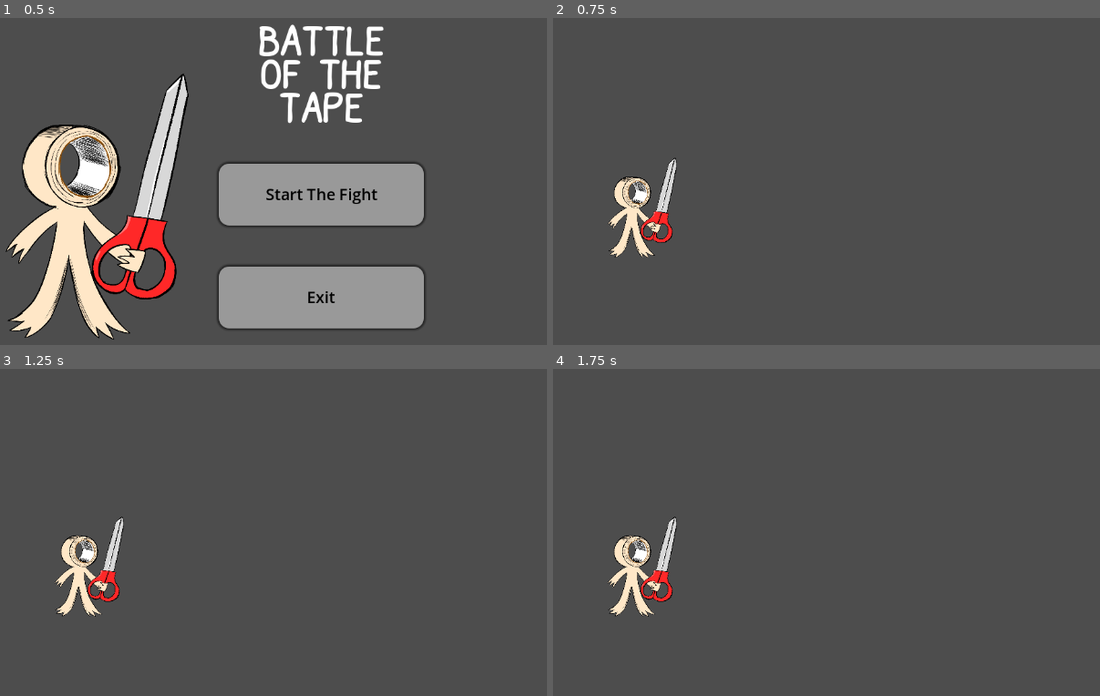
Above: before the commit, frames 1-4 (two rows, left to right).
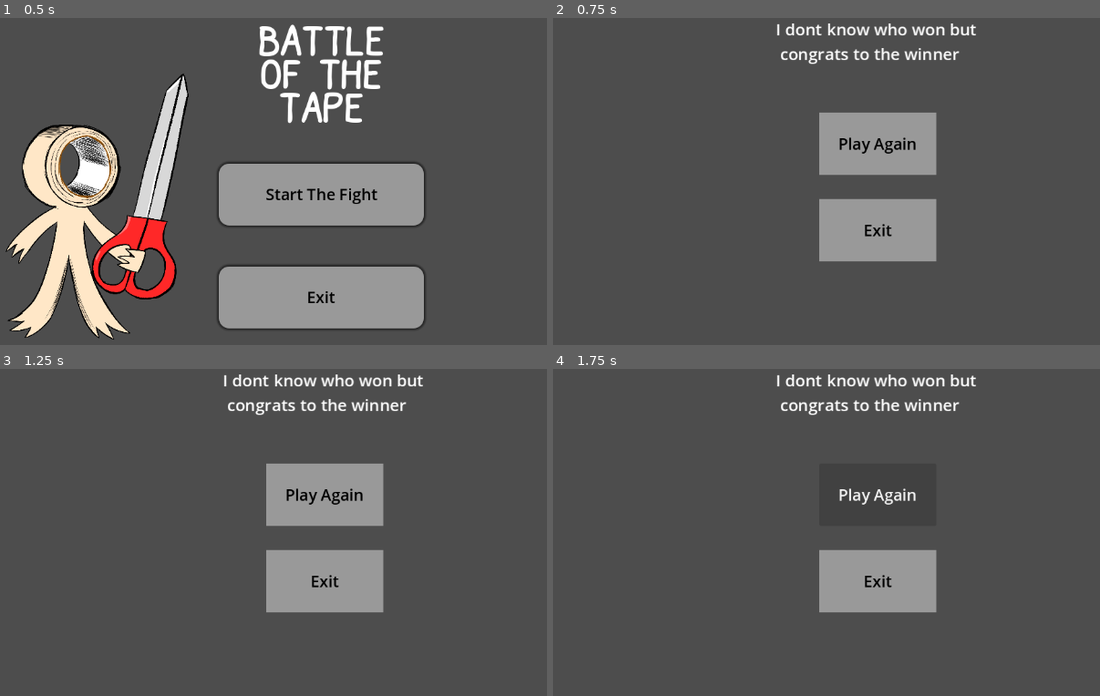
Above: after the commit, the same moments.

Repository: randompr0person/MaskingTape-GGJ26
Game: Godot game, scene res://Scenes/main_menu.tscn
Same seed, same stepped clock (60 frames per second), same inputs: the game is played once before the commit and once after it.
Inputs (mouse positions are in pixels of both pictures, inside the frame that each line leads up to):
- Up to frame 1 (0.5 s): no input
- Up to frame 2 (0.75 s): click "Start The Fight" at 0.5 s
- Up to frame 3 (1.25 s): no input
- Up to frame 4 (1.75 s): click (875, 493) at 1.25 s, where only the run after the commit has a clickable "Play Again"

Frame 1 is identical in both runs. In frame 2, 11% of the frame differs, in the area x 10-78%, y 1-75%; in frame 3, 11%, in the area x 10-78%, y 1-76%; in frame 4, 7.1%.

Commit message:
Got a win condition made

Diff:
--- a/Scenes/kill_zone.gd
+++ b/Scenes/kill_zone.gd
@@ -3,5 +3,5 @@
 
 func _on_body_entered(body: Node2D) -> void:
 	if body is CharacterBody2D:
-		get_tree().change_scene_to_file("res://Scenes/main_menu.tscn")
+		get_tree().change_scene_to_file("res://Scenes/masking_win.tscn")
 	pass # Replace with function body.
--- /dev/null
+++ b/Scenes/masking_win.tscn
@@ -0,0 +1,66 @@
+[gd_scene load_steps=3 format=3 uid="uid://b0ijrbbkehhfm"]
+
+[ext_resource type="Script" uid="uid://chocebqjqxyy4" path="res://masking_win.gd" id="1_0m7sb"]
+
+[sub_resource type="StyleBoxFlat" id="StyleBoxFlat_gyjb0"]
+
+[node name="MaskingWin" type="Control"]
+layout_mode = 3
+anchors_preset = 15
+anchor_right = 1.0
+anchor_bottom = 1.0
+grow_horizontal = 2
+grow_vertical = 2
+script = ExtResource("1_0m7sb")
+
+[node name="Button" type="Button" parent="."]
+layout_mode = 0
+offset_left = 489.0
+offset_top = 219.0
+offset_right = 674.0
+offset_bottom = 318.0
+theme_override_colors/font_color = Color(0, 0, 0, 1)
+theme_override_font_sizes/font_size = 25
+theme_override_styles/normal = SubResource("StyleBoxFlat_gyjb0")
+text = "Play Again"
+
+[node name="Button" type="Button" parent="Button"]
+layout_mode = 1
+anchors_preset = 8
+anchor_left = 0.5
+anchor_top = 0.5
+anchor_right = 0.5
+anchor_bottom = 0.5
+offset_left = -92.5
+offset_top = 87.5
+offset_right = 92.5
+offset_bottom = 186.5
+grow_horizontal = 2
+grow_vertical = 2
+theme_override_colors/font_color = Color(0, 0, 0, 1)
+theme_override_font_sizes/font_size = 25
+theme_override_styles/normal = SubResource("StyleBoxFlat_gyjb0")
+text = "Exit"
+
+[node name="Label" type="Label" parent="Button"]
+layout_mode = 1
+anchors_preset = 8
+anchor_left = 0.5
+anchor_top = 0.5
+anchor_right = 0.5
+anchor_bottom = 0.5
+offset_left = -161.5
+offset_top = -199.5
+offset_right = 220.5
+offset_bottom = -124.5
+grow_horizontal = 2
+grow_vertical = 2
+scale = Vector2(0.996984, 1)
+theme_override_font_sizes/font_size = 26
+text = "I dont know who won but
+ congrats to the winner"
+
+[connection signal="pressed" from="Button" to="." method="_on_button_pressed"]
+[connection signal="pressed" from="Button" to="." method="_on_play_pressed"]
+[connection signal="pressed" from="Button/Button" to="." method="_on_button_pressed"]
+[connection signal="pressed" from="Button/Button" to="." method="_on_quit_pressed"]
--- a/Scenes/player.tscn
+++ b/Scenes/player.tscn
@@ -42,7 +42,7 @@
 script = ExtResource("4_vgqql")
 
 [node name="CollisionShape2D2" type="CollisionShape2D" parent="Kill Zone"]
-position = Vector2(2.28243, -5.2369)
+position = Vector2(-1.46196, -3.948)
 scale = Vector2(0.7, 0.7)
 shape = SubResource("CapsuleShape2D_6t5aa")
 
--- /dev/null
+++ b/masking_win.gd
@@ -0,0 +1,11 @@
+extends Control
+
+
+
+
+func _on_play_pressed() -> void:
+	get_tree().change_scene_to_file("res://Scenes/game.tscn")
+
+
+func _on_quit_pressed() -> void:
+	get_tree().quit()
Not shown, added: masking_win.gd.uid
